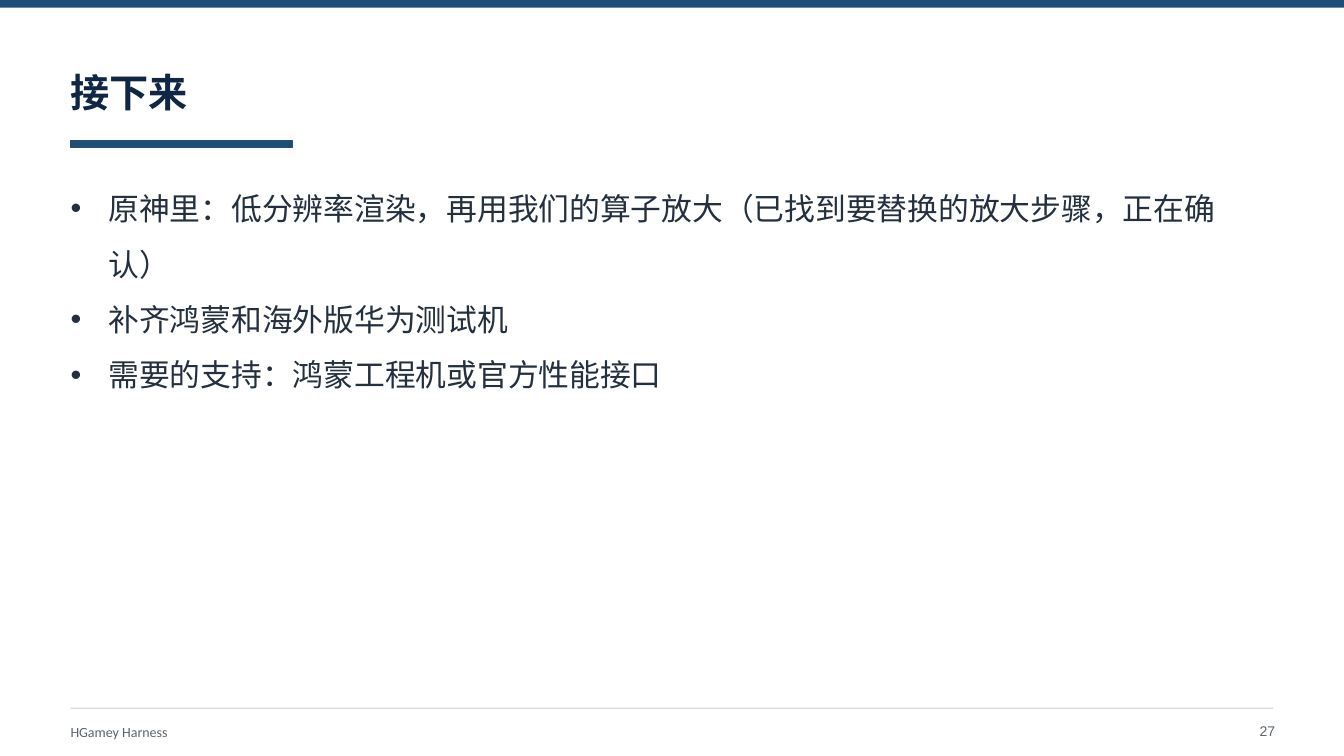
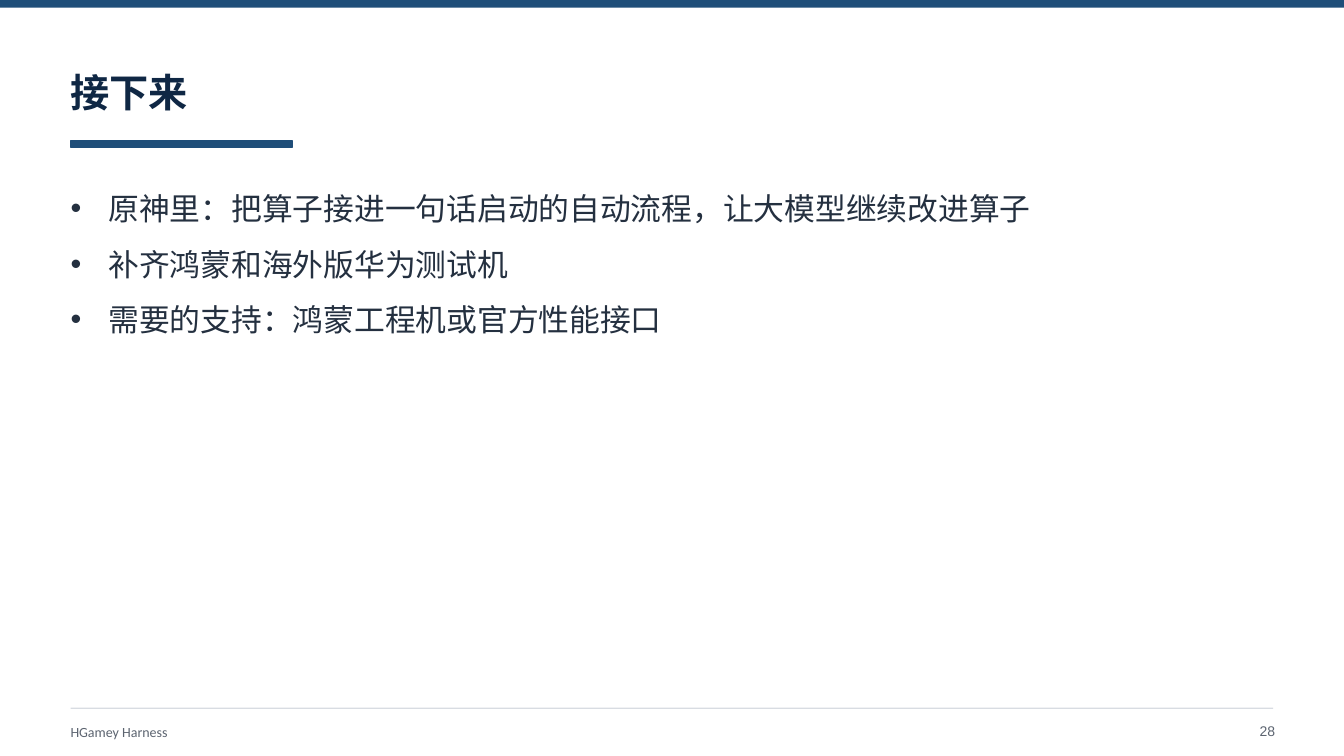
Before and after one commit to HGamey/docs, a slide deck: slide 28 of slides/2026-09-24-HGamey-Harness.pptx (slide 27 before the commit). Drawn at 1344x756 pixels with LibreOffice and Linux fonts; fonts in the diff are those of the drawing. Boxes give left, top, right and bottom in pixels: in the first picture for what was removed or moved away, otherwise in the second. Text is boxed around its words. In the diff, an @@ line names an element or a change of style, - is before the commit and + after.

```diff
--- a/slides/2026-09-24-HGamey-Harness.pptx
+++ b/slides/2026-09-24-HGamey-Harness.pptx
@@ text at box(108, 194, 1030, 223): text changed @@
-• 原神里：低分辨率渲染，再用我们的算子放大（已找到要替换的放大步骤，正在确认）
+• 原神里：把算子接进一句话启动的自动流程，让大模型继续改进算子
@@ page number at box(1260, 726, 1276, 736): text changed @@
-27
+28
```
Also in this commit, not shown: 1 slide added.
